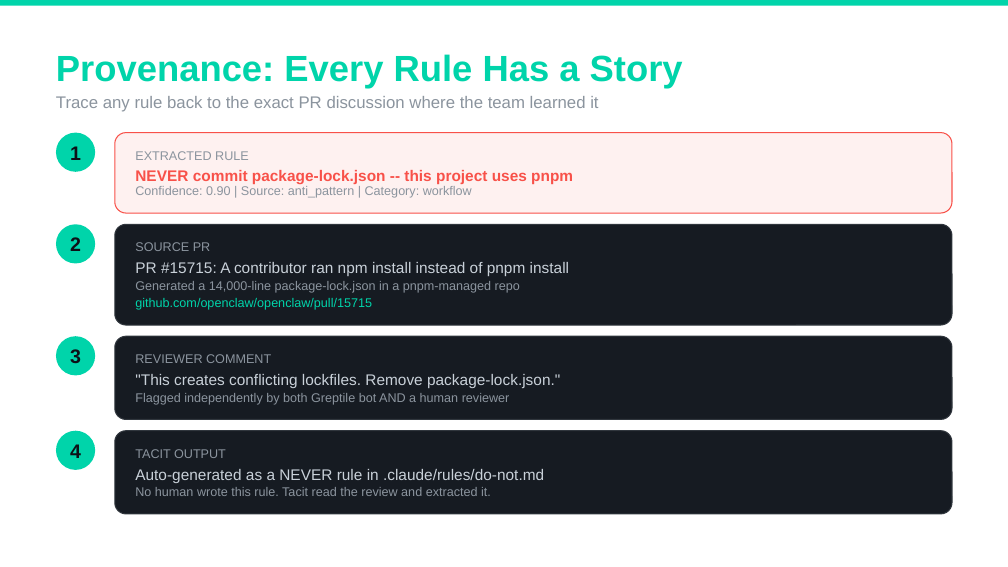
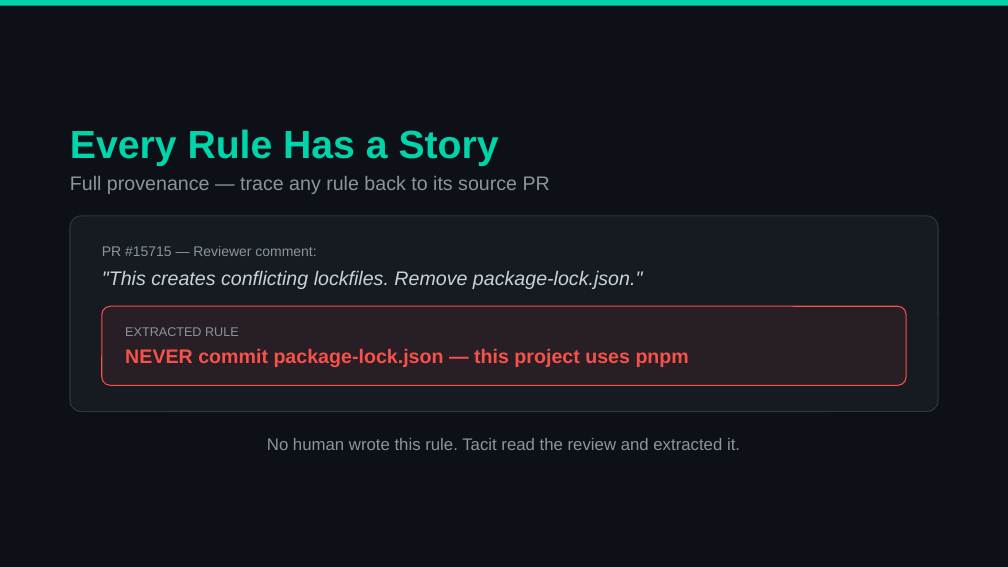
Before and after one commit to BayramAnnakov/tacit, a slide deck: slide 4 of tacit/backend/demo-db/tacit-demo.pptx (slide 5 before the commit). Drawn at 1008x567 pixels with LibreOffice and Linux fonts; fonts in the diff are those of the drawing; background and template pictures are left out. Boxes give left, top, right and bottom in pixels: in the first picture for what was removed or moved away, otherwise in the second. Text is boxed around its words. In the diff, an @@ line names an element or a change of style, - is before the commit and + after.

```diff
--- a/tacit/backend/demo-db/tacit-demo.pptx
+++ b/tacit/backend/demo-db/tacit-demo.pptx
@@ background picture (left out) to #0D1117 @@
@@ rounded rectangle removed at [56, 133, 96, 172] @@
@@ text at [70, 129, 499, 166]: text changed; size 26 to 28 pt @@
-Provenance: Every Rule Has a Story
+Every Rule Has a Story
@@ text removed at [70, 146, 81, 160] @@
-1
@@ rounded rectangle removed at [115, 133, 953, 214] @@
@@ text at [70, 176, 550, 194]: text changed; size 12 to 14 pt @@
-Trace any rule back to the exact PR discussion where the team learned it
+Full provenance — trace any rule back to its source PR
@@ text removed at [135, 186, 472, 198] @@
-Confidence: 0.90 | Source: anti_pattern | Category: workflow
@@ rounded rectangle removed at [56, 225, 96, 264] @@
@@ rounded rectangle: place and size @@
-rounded rectangle at [115, 225, 953, 326]
+rounded rectangle at [70, 216, 937, 411]
@@ rounded rectangle at [70, 216, 937, 411]: proportions changed @@
@@ text removed at [70, 237, 81, 251] @@
-2
@@ text ""This creates conflicting lockfiles. Remove ...": place and size @@
-text ""This creates conflicting lockfiles. Remove ..." at [135, 374, 560, 388]
+text ""This creates conflicting lockfiles. Remove ..." at [102, 271, 642, 289]
@@ text ""This creates conflicting lockfiles. Remove ..." at [102, 271, 642, 289]: size 11 to 14 pt, italic on; less space between paragraphs @@
@@ text at [102, 246, 316, 256]: text changed; size 9 to 10 pt @@
-REVIEWER COMMENT
+PR #15715 — Reviewer comment:
@@ text removed at [135, 242, 211, 251] @@
-SOURCE PR
@@ text removed at [135, 262, 569, 276] @@
-PR #15715: A contributor ran npm install instead of pnpm install
@@ text removed at [135, 281, 520, 293] @@
-Generated a 14,000-line package-lock.json in a pnpm-managed repo
@@ text removed at [135, 298, 372, 310] @@
-github.com/openclaw/openclaw/pull/15715
@@ rounded rectangle: place and size @@
-rounded rectangle at [115, 337, 953, 420]
+rounded rectangle at [102, 306, 906, 385]
@@ rounded rectangle at [102, 306, 906, 385]: fill #161B22 to #F85149 at 8% opacity; outline #30363D 0.75 pt to #F85149 0.75 pt; proportions changed @@
@@ text "EXTRACTED RULE": place and size @@
-text "EXTRACTED RULE" at [135, 151, 249, 160]
+text "EXTRACTED RULE" at [125, 327, 239, 336]
@@ text "EXTRACTED RULE" at [125, 327, 239, 336]: more space between paragraphs @@
@@ rounded rectangle removed at [56, 337, 96, 376] @@
@@ text removed at [70, 349, 81, 363] @@
-3
@@ text at [125, 348, 689, 367]: text changed; size 11 to 14 pt @@
-NEVER commit package-lock.json -- this project uses pnpm
+NEVER commit package-lock.json — this project uses pnpm
@@ text removed at [135, 393, 510, 405] @@
-Flagged independently by both Greptile bot AND a human reviewer
@@ rounded rectangle removed at [56, 430, 96, 470] @@
@@ text "No human wrote this rule. ...": place and size @@
-text "No human wrote this rule. ..." at [135, 487, 491, 496]
+text "No human wrote this rule. ..." at [267, 438, 740, 450]
@@ text "No human wrote this rule. ..." at [267, 438, 740, 450]: size 9 to 12 pt; alignment left to centre @@
@@ text removed at [70, 444, 81, 458] @@
-4
@@ rounded rectangle removed at [115, 430, 953, 514] @@
@@ text removed at [135, 449, 226, 458] @@
-TACIT OUTPUT
@@ text removed at [135, 469, 544, 483] @@
-Auto-generated as a NEVER rule in .claude/rules/do-not.md
```
Also in this commit, not shown: 5 slides added, 6 slides removed, 24 other files.
